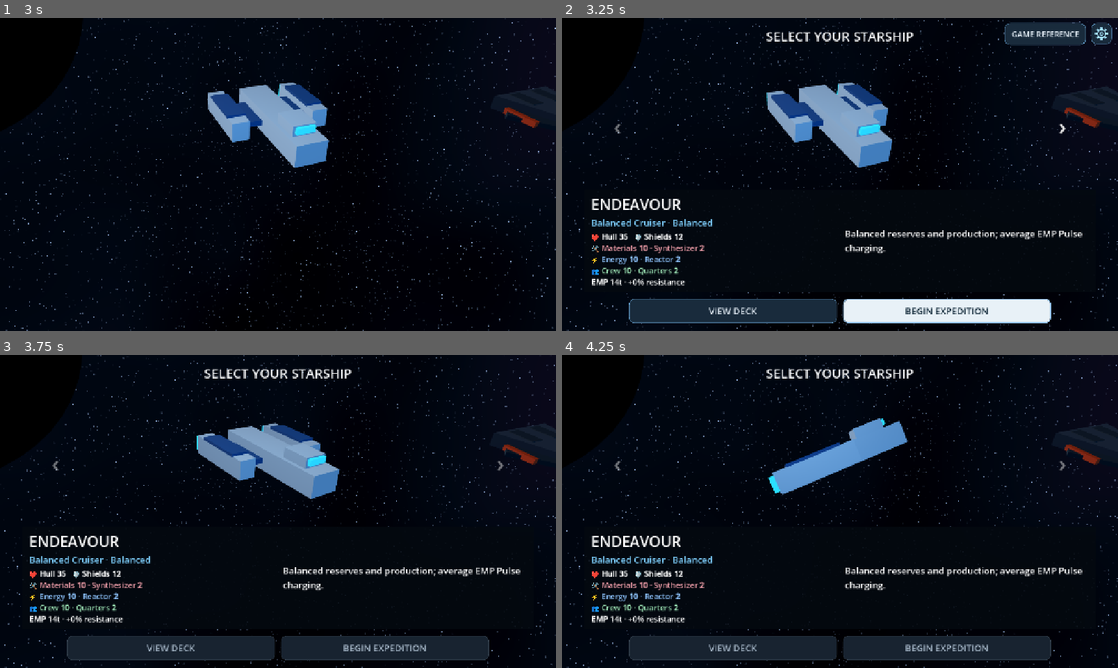
Above: before the commit, frames 1-4 (two rows, left to right).
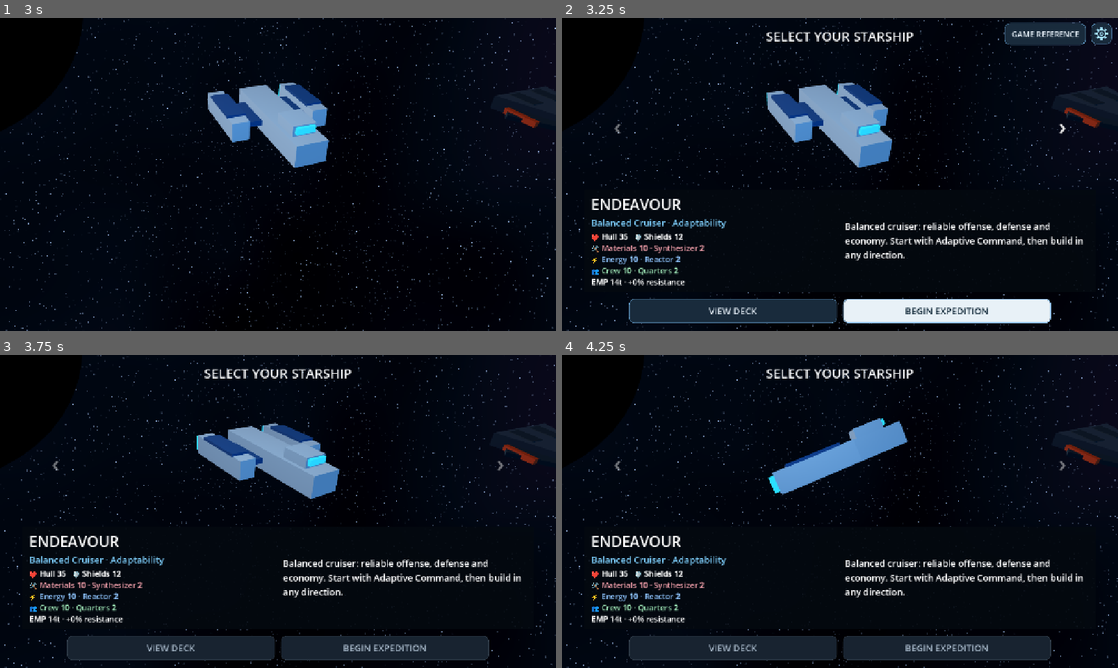
Above: after the commit, the same moments.

Repository: RPGMaster2000/arcospace
Game: Godot game, scene res://scenes/battle_setup.tscn
Same seed, same stepped clock (60 frames per second), same inputs: the game is played once before the commit and once after it. Sound files missing from this copy of the repository are replaced by a short silence.
Inputs (mouse positions are in pixels of both pictures, inside the frame that each line leads up to):
- Up to frame 1 (3 s): tap Enter (ui_accept) at 0.5, 0.77 s; move the mouse to (400, 158) at 0.52 s; hold Right (ui_right) 0.53-1.25 s; tap Tab at 0.6, 2.1 s; click (400, 158) at 0.67 s; drag from (166, 190) to (250, 237) at 1.27 s; move the mouse to (333, 105) at 2.02 s; hold Right (ui_right) 2.03-2.75 s; drag from (250, 237) to (111, 127) at 2.77 s
- Up to frame 2 (3.25 s): no input
- Up to frame 3 (3.75 s): click "BEGIN EXPEDITION" at 3.5 s
- Up to frame 4 (4.25 s): no input

Frame 1 is identical in both runs. In frame 2, 2.1% of the frame differs, in the area x 19-94%, y 64-78%; in frame 3, 2.1%; in frame 4, 2.1%.

Commit message:
Give endeavour strategic identity and exclusive starting signature

Diff:
--- a/ships/player/endeavour.tres
+++ b/ships/player/endeavour.tres
@@ -33,9 +33,12 @@
 [ext_resource type="Resource" path="res://cards/71_reactor_interference.tres" id="SabotageEnergy"]
 [ext_resource type="Resource" path="res://cards/73_personnel_disruption.tres" id="SabotageCrew"]
 
+[ext_resource type="Resource" path="res://cards/75_adaptive_command.tres" id="ShipSignature"]
+
 [resource]
 script = ExtResource("1_s4cye")
-role = "Balanced"
+signature_card = ExtResource("ShipSignature")
+role = "Adaptability"
 subtitle = "Balanced Cruiser"
 ftl_resistance = 0.0
 ftl_turns = 14
@@ -48,7 +51,7 @@
 shields = 12
 hull_capacity = 35
 ship_name = "Endeavour"
-summary = "Balanced reserves and production; average EMP Pulse charging."
+summary = "Balanced cruiser: reliable offense, defense and economy. Start with Adaptive Command, then build in any direction."
 hull_color = Color(0.83, 0.88, 0.92, 1)
-starting_cards = Array[Resource]([ExtResource("2_yl715"), Ex …(643 unchanged characters)… ageEnergy"), ExtResource("SabotageCrew")])
+starting_cards = Array[Resource]([ExtResource("2_yl715"), Ex …(643 unchanged characters)… ageEnergy"), ExtResource("SabotageCrew"), ExtResource("ShipSignature")])
 model_scene = ExtResource("VisualModel")
